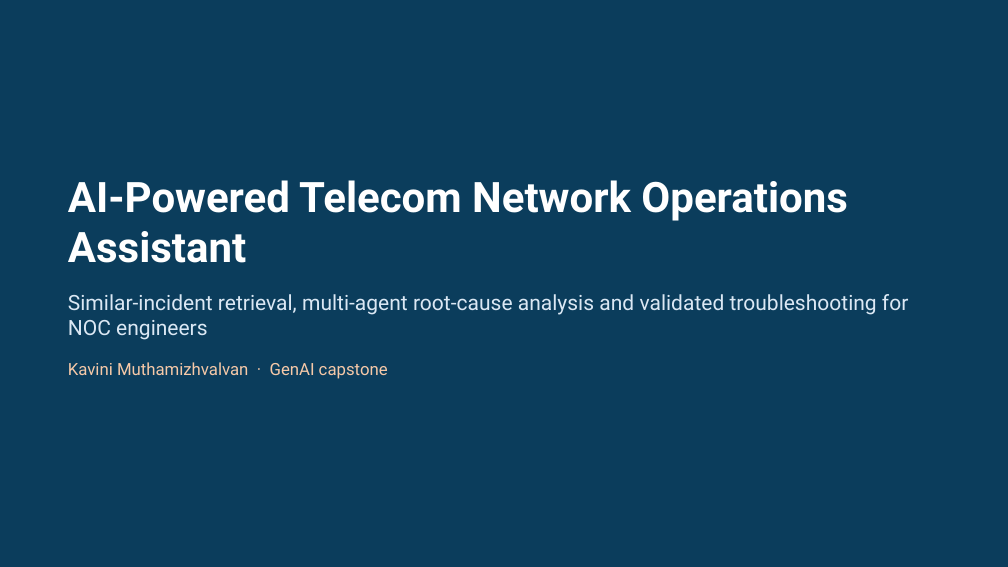
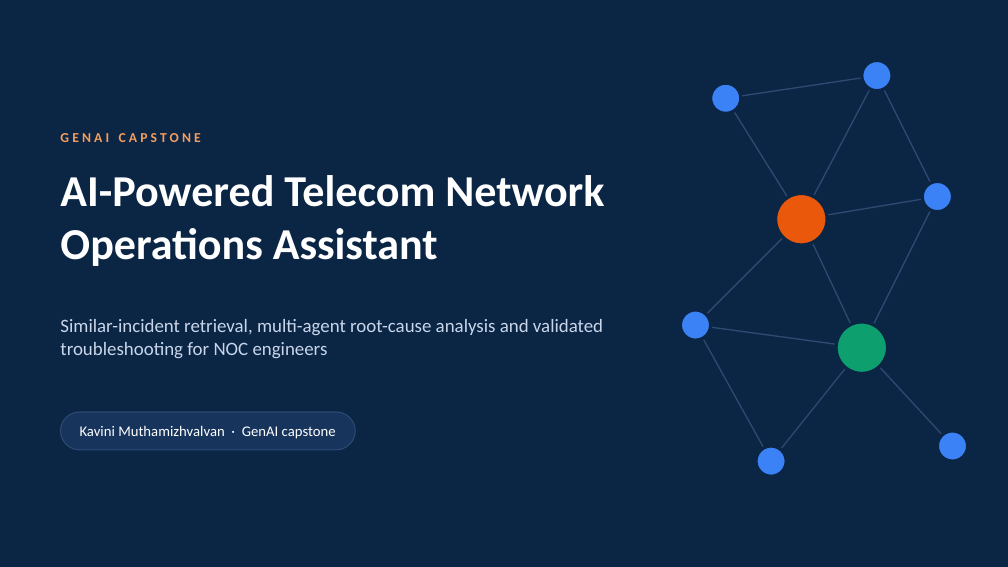
Before and after one commit to KaviniMuthamizhvalavan/KaviniMuthamizhvalavan_Telecom, a slide deck: slide 1 of presentation/Project_Presentation.pptx. Drawn at 1008x567 pixels with LibreOffice and Linux fonts; fonts in the diff are those of the drawing. Boxes give left, top, right and bottom in pixels: in the first picture for what was removed or moved away, otherwise in the second. Text is boxed around its words. In the diff, an @@ line names an element or a change of style, - is before the commit and + after.

Commit message:
Capstone submission: AI-powered telecom network operations assistant

```diff
--- a/presentation/Project_Presentation.pptx
+++ b/presentation/Project_Presentation.pptx
@@ background #FFFFFF to #0B2545 @@
@@ rectangle removed at box(0, 0, 1008, 567) @@
@@ ellipse added at box(711, 83, 741, 113), fill #3B82F6, outline #0B2545 3 pt @@
@@ line added from (726, 98) to (877, 76), #2E4A72 1.25 pt @@
@@ line added from (877, 76) to (802, 219), #2E4A72 1.25 pt @@
@@ ellipse added at box(862, 60, 892, 91), fill #3B82F6, outline #0B2545 3 pt @@
@@ line added from (877, 76) to (938, 197), #2E4A72 1.25 pt @@
@@ line added from (726, 98) to (802, 219), #2E4A72 1.25 pt @@
@@ text added at box(60, 133, 201, 142), 13 pt, text #F59E5B, bold @@
+GENAI CAPSTONE
@@ text added at box(60, 175, 604, 266), 42 pt, text #FFFFFF, bold @@
+AI-Powered Telecom Network Operations Assistant
@@ text at box(68, 180, 848, 263): paragraph removed @@
-AI-Powered Telecom Network Operations Assistant
@@ ellipse added at box(776, 194, 827, 245), fill #EA580C, outline #0B2545 3 pt @@
@@ line added from (802, 219) to (938, 197), #2E4A72 1.25 pt @@
@@ line added from (938, 197) to (862, 348), #2E4A72 1.25 pt @@
@@ ellipse added at box(923, 181, 953, 212), fill #3B82F6, outline #0B2545 3 pt @@
@@ line added from (802, 219) to (696, 325), #2E4A72 1.25 pt @@
@@ line added from (802, 219) to (862, 348), #2E4A72 1.25 pt @@
@@ text "Similar-incident retrieval, multi-agent root-cause analysis ...": place and size @@
-text "Similar-incident retrieval, multi-agent root-cause analysis ..." at box(68, 180, 908, 379)
+text "Similar-incident retrieval, multi-agent root-cause analysis ..." at box(60, 319, 603, 358)
@@ text "Similar-incident retrieval, multi-agent root-cause analysis ..." at box(60, 319, 603, 358): size 20 to 18 pt, font Roboto to Calibri, text colour #DBE8F4 to #C9D6EA; less space between paragraphs @@
@@ ellipse added at box(681, 310, 711, 340), fill #3B82F6, outline #0B2545 3 pt @@
@@ line added from (696, 325) to (862, 348), #2E4A72 1.25 pt @@
@@ line added from (696, 325) to (771, 461), #2E4A72 1.25 pt @@
@@ ellipse added at box(836, 322, 888, 374), fill #0E9F6E, outline #0B2545 3 pt @@
@@ line added from (862, 348) to (771, 461), #2E4A72 1.25 pt @@
@@ line added from (862, 348) to (953, 446), #2E4A72 1.25 pt @@
@@ text at box(68, 362, 388, 379): paragraph removed @@
-Kavini Muthamizhvalvan · GenAI capstone
@@ rounded rectangle added at box(60, 412, 355, 450), fill #16345C, outline #2E4A72 1 pt @@
@@ text added at box(80, 425, 336, 439), 14 pt, text #FFFFFF @@
+Kavini Muthamizhvalvan · GenAI capstone
@@ ellipse added at box(756, 446, 786, 476), fill #3B82F6, outline #0B2545 3 pt @@
@@ ellipse added at box(938, 431, 968, 461), fill #3B82F6, outline #0B2545 3 pt @@
```
Also in this commit, not shown: 10 other slides changed, 5 slides added, 2 slides removed.
